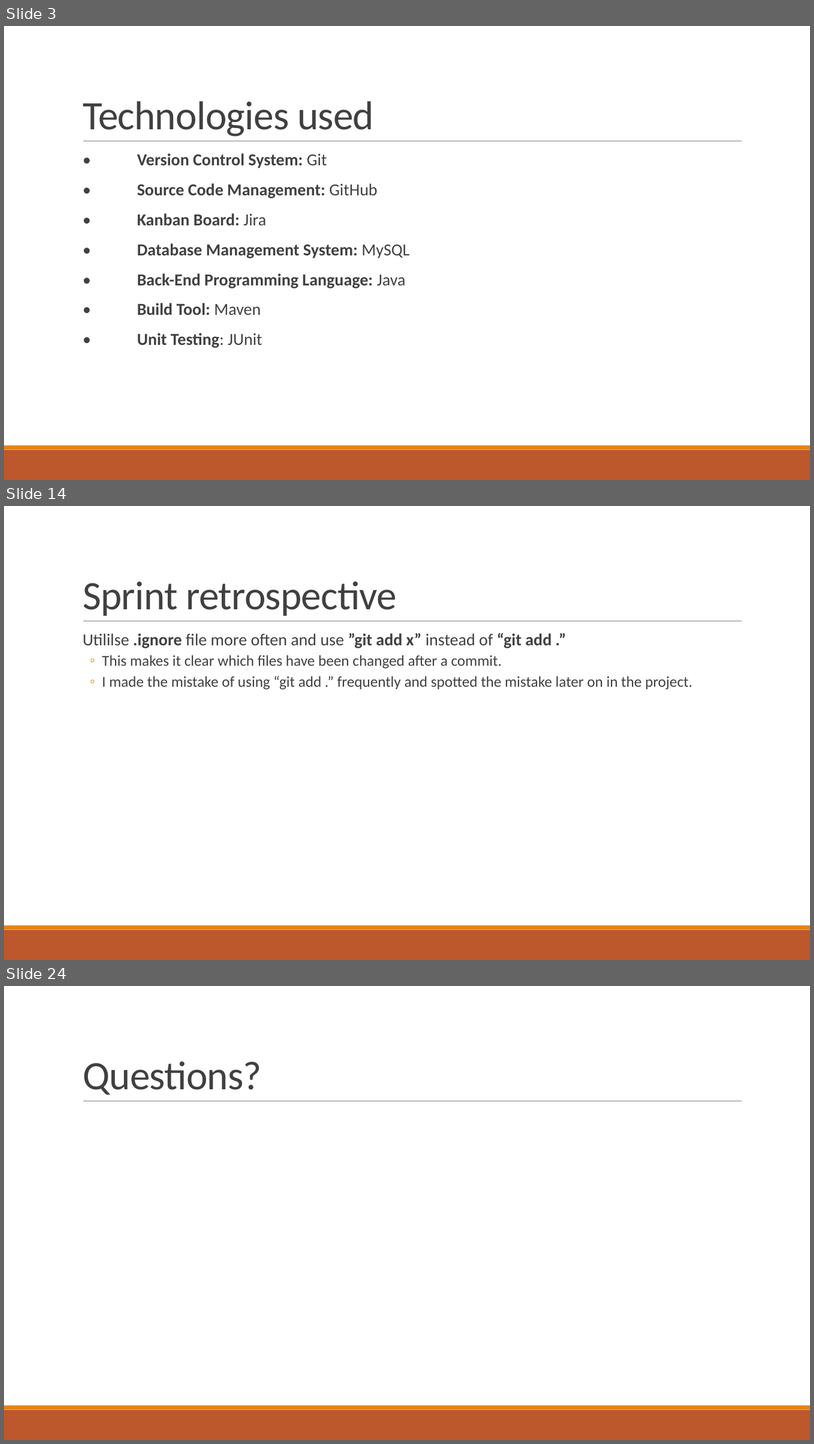
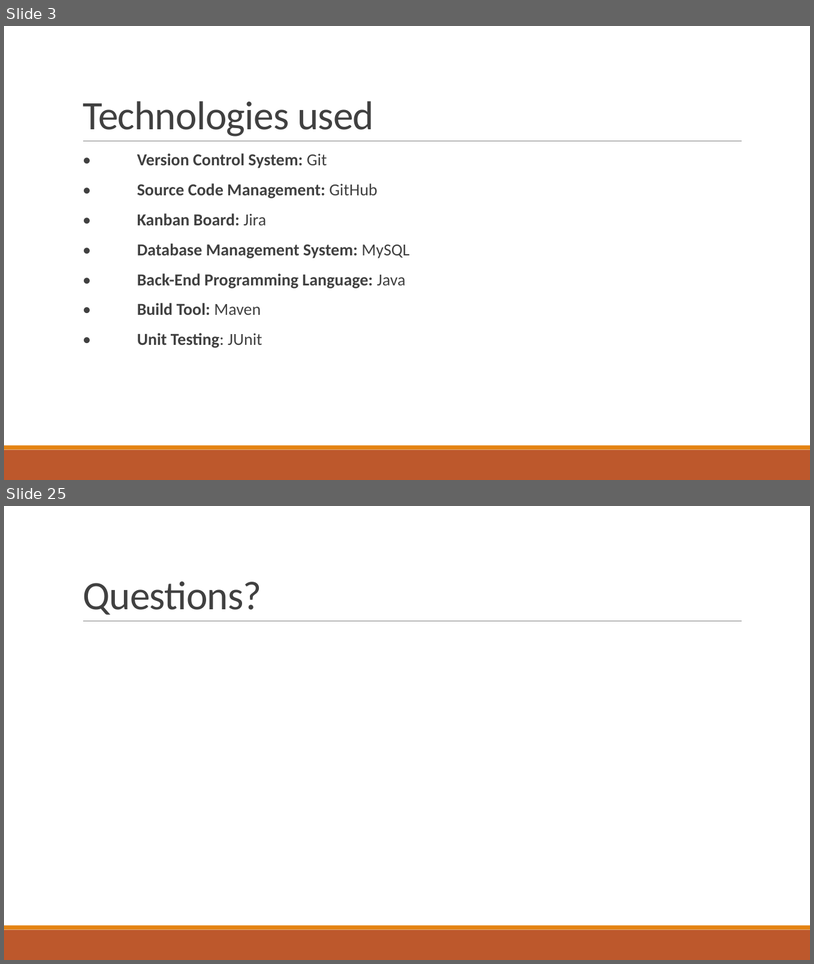
Before and after one commit to ayub96/Project-Inventory-Management-System, a slide deck: Documentation/IMS Project presentation.pptx. Shown one above the other, each under a label of ours: slides 3, 14 and 24 before the commit, slides 3 and 25 after it; the slides between them are not shown. The pictures are 814x1444 and 814x964 pixels, drawn with LibreOffice and Linux fonts; fonts in the diff are those of the drawing. Boxes give left, top, right and bottom in pixels: in the first picture for what was removed or moved away, otherwise in the second. Text is boxed around its words. In the diff, an @@ line names an element or a change of style, - is before the commit and + after.

```diff
--- a/Documentation/IMS Project presentation.pptx
+++ b/Documentation/IMS Project presentation.pptx
@@ slide 14 removed at (4,506,810,960), background #FFFFFF; not listed: 3 template elements that a slide beside it also shows @@
@@ title removed at (83,581,397,616) @@
-Sprint retrospective
@@ text removed at (83,633,693,690) @@
-  Utililse .ignore file more often and use ”git add x” instead of “git add .”
-  ◦ This makes it clear which files have been changed after a commit.
-  ◦ I made the mistake of using “git add .” frequently and spotted the mistake later on in the project.
@@ what was slide 24 is now slide 25 @@
```
Also in this commit, not shown: 14 slides changed, 7 slides added, 5 other slides removed, 10 other files.
